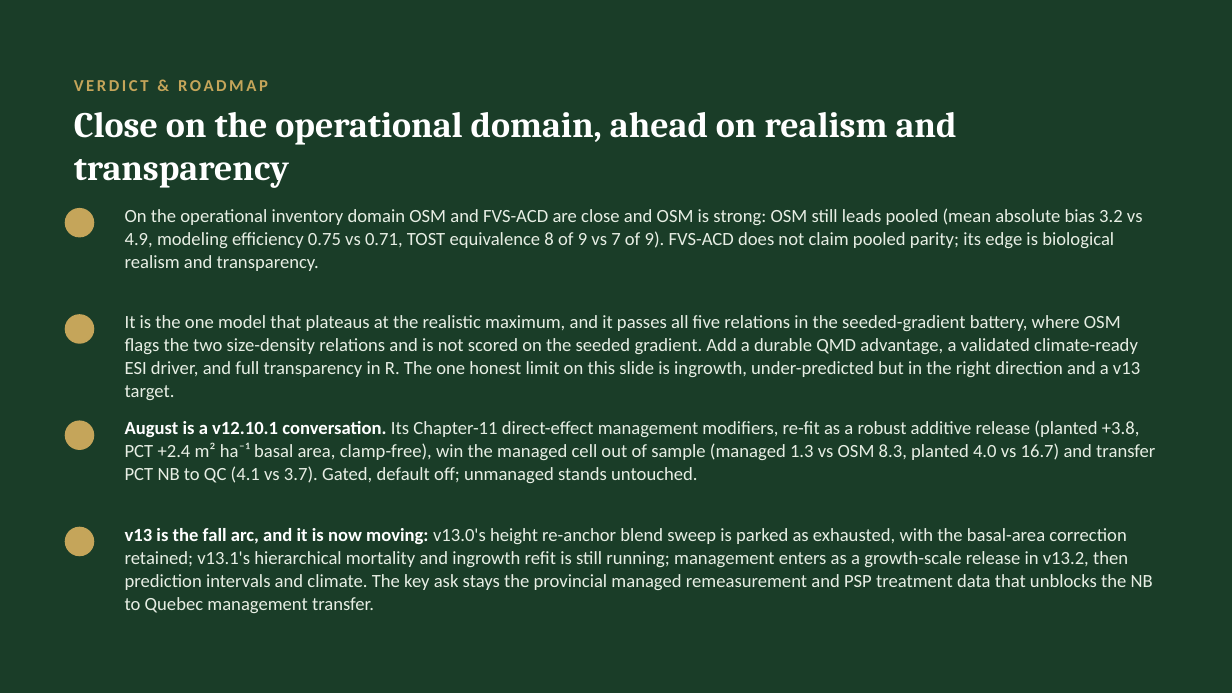
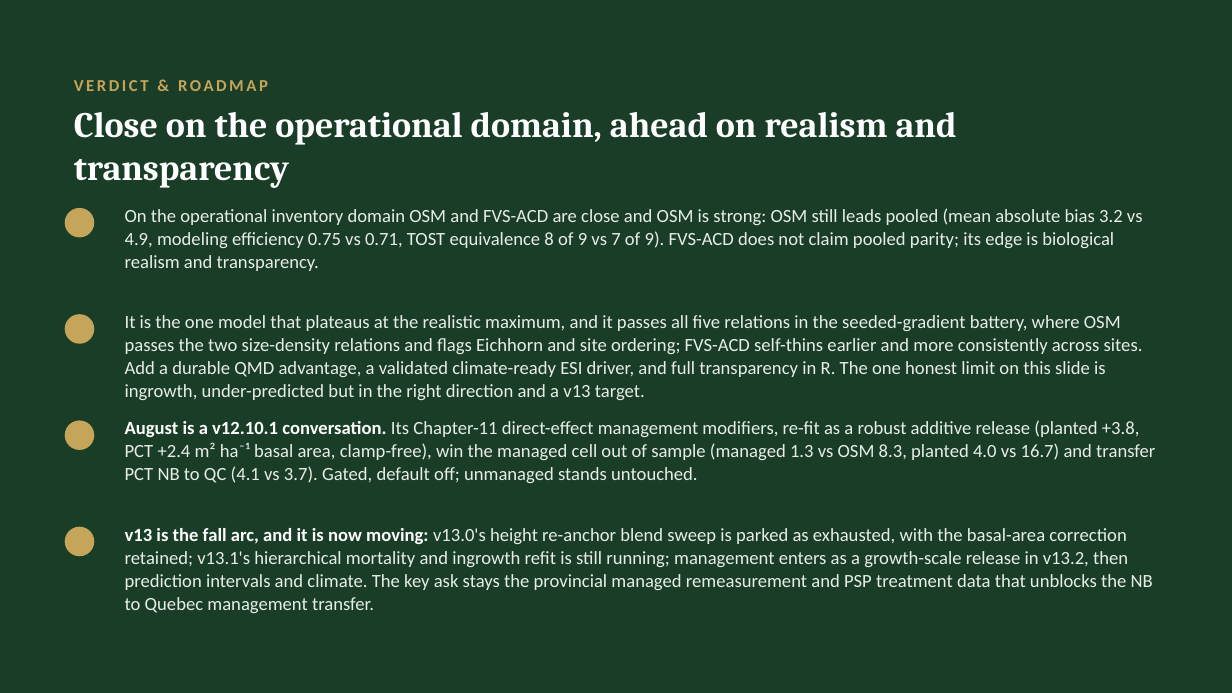
Before and after one commit to holoros/fvs-acd, a slide deck: slide 20 of FVS-ACD_Hennigar_Aug2026.pptx. Drawn at 1232x693 pixels with LibreOffice and Linux fonts; fonts in the diff are those of the drawing. Boxes give left, top, right and bottom in pixels: in the first picture for what was removed or moved away, otherwise in the second. Text is boxed around its words. In the diff, an @@ line names an element or a change of style, - is before the commit and + after.

```diff
--- a/FVS-ACD_Hennigar_Aug2026.pptx
+++ b/FVS-ACD_Hennigar_Aug2026.pptx
@@ text at (125, 315, 1143, 400): text changed @@
-It is the one model that plateaus at the realistic maximum, and it passes all five relations in the seeded-gradient battery, where OSM flags the two size-density relations and is not scored on the seeded gradient. Add a durable QMD advantage, a validated climate-ready ESI driver, and full transparency in R. The one honest limit on this slide is ingrowth, under-predicted but in the right direction and a v13 target.
+It is the one model that plateaus at the realistic maximum, and it passes all five relations in the seeded-gradient battery, where OSM passes the two size-density relations and flags Eichhorn and site ordering; FVS-ACD self-thins earlier and more consistently across sites. Add a durable QMD advantage, a validated climate-ready ESI driver, and full transparency in R. The one honest limit on this slide is ingrowth, under-predicted but in the right direction and a v13 target.
```
Also in this commit, not shown: 3 other slides changed, 12 other files.
